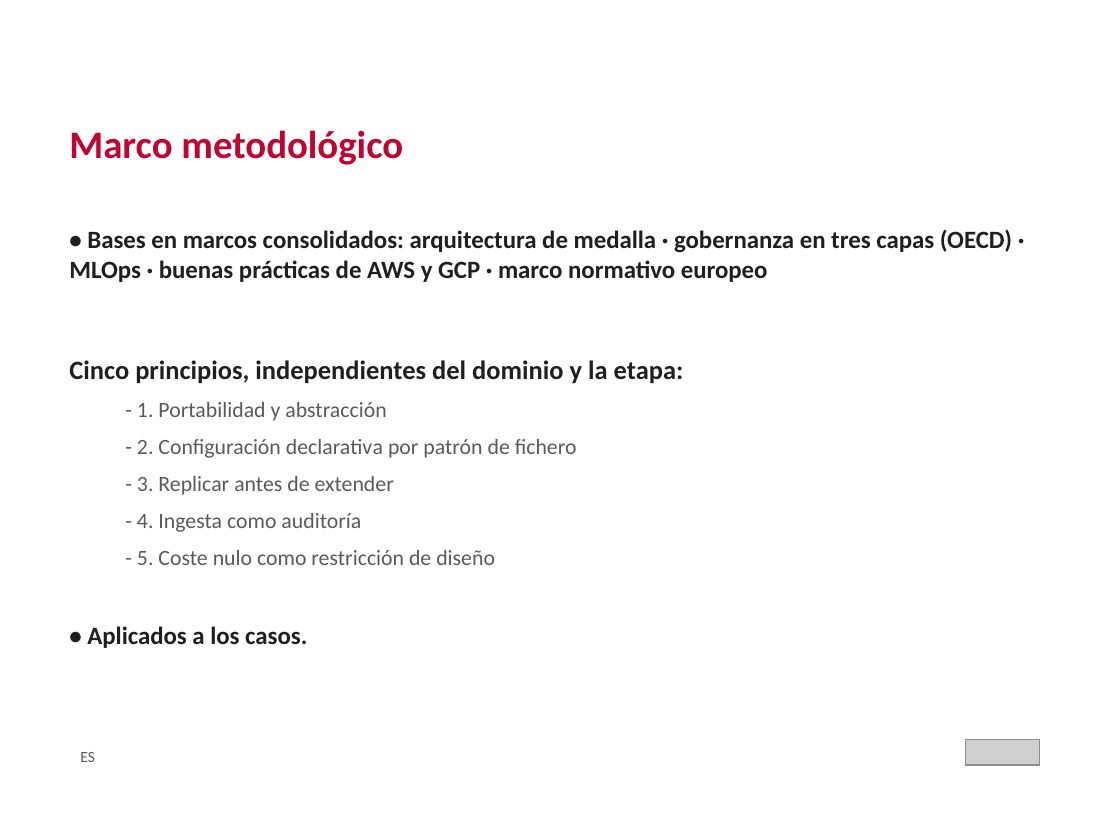
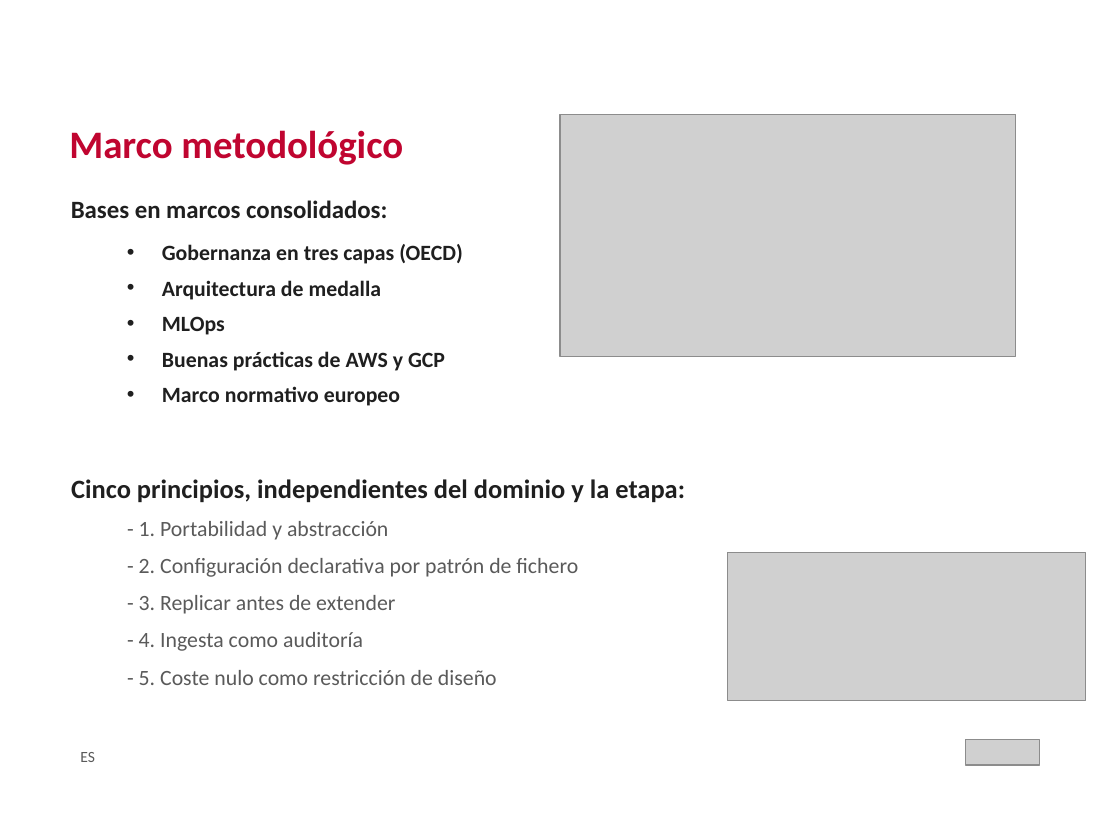
Before and after one commit to crismo04/TFM-cloud-soliutions-to-public-data, a slide deck: slide 12 of master's thesis/TFM_MII_Cloud_AI_PublicData_MolinaCristian_2026.pptx (slide 10 before the commit). Drawn at 1120x840 pixels with LibreOffice and Linux fonts; fonts in the diff are those of the drawing; grey boxes stand for pictures; background and template pictures are left out. Boxes give left, top, right and bottom in pixels: in the first picture for what was removed or moved away, otherwise in the second. Text is boxed around its words. In the diff, an @@ line names an element or a change of style, - is before the commit and + after.

```diff
--- a/master's thesis/TFM_MII_Cloud_AI_PublicData_MolinaCristian_2026.pptx
+++ b/master's thesis/TFM_MII_Cloud_AI_PublicData_MolinaCristian_2026.pptx
@@ picture added at (x1=560, y1=114, x2=1016, y2=356) @@
@@ text at (x1=71, y1=200, x2=463, y2=406): text changed; size 16 to 14 pt @@
-• Bases en marcos consolidados: arquitectura de medalla · gobernanza en tres capas (OECD) · MLOps · buenas prácticas de AWS y GCP · marco normativo europeo
+Bases en marcos consolidados:
+  • Gobernanza en tres capas (OECD)
+  • Arquitectura de medalla
+  • MLOps
+  • Buenas prácticas de AWS y GCP
+  • Marco normativo europeo
@@ text "Cinco principios, independientes del dominio ..." moved from (x1=69, y1=360, x2=684, y2=565) to (x1=71, y1=479, x2=685, y2=685) @@
@@ picture added at (x1=728, y1=552, x2=1086, y2=700) @@
@@ text removed at (x1=87, y1=626, x2=307, y2=648) @@
-• Aplicados a los casos.
```
Also in this commit, not shown: 12 other slides changed, 1 slide removed, 1 other file.
